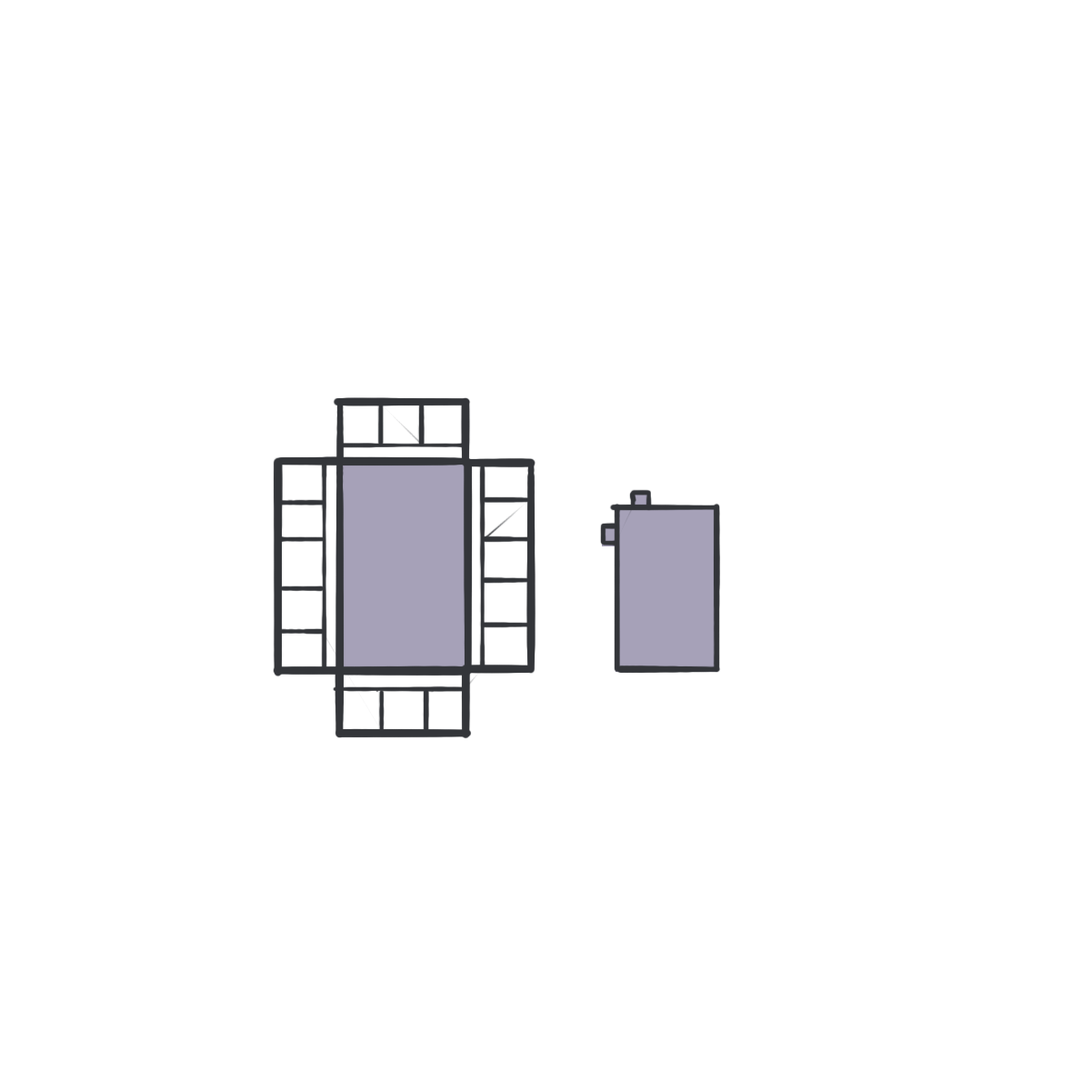
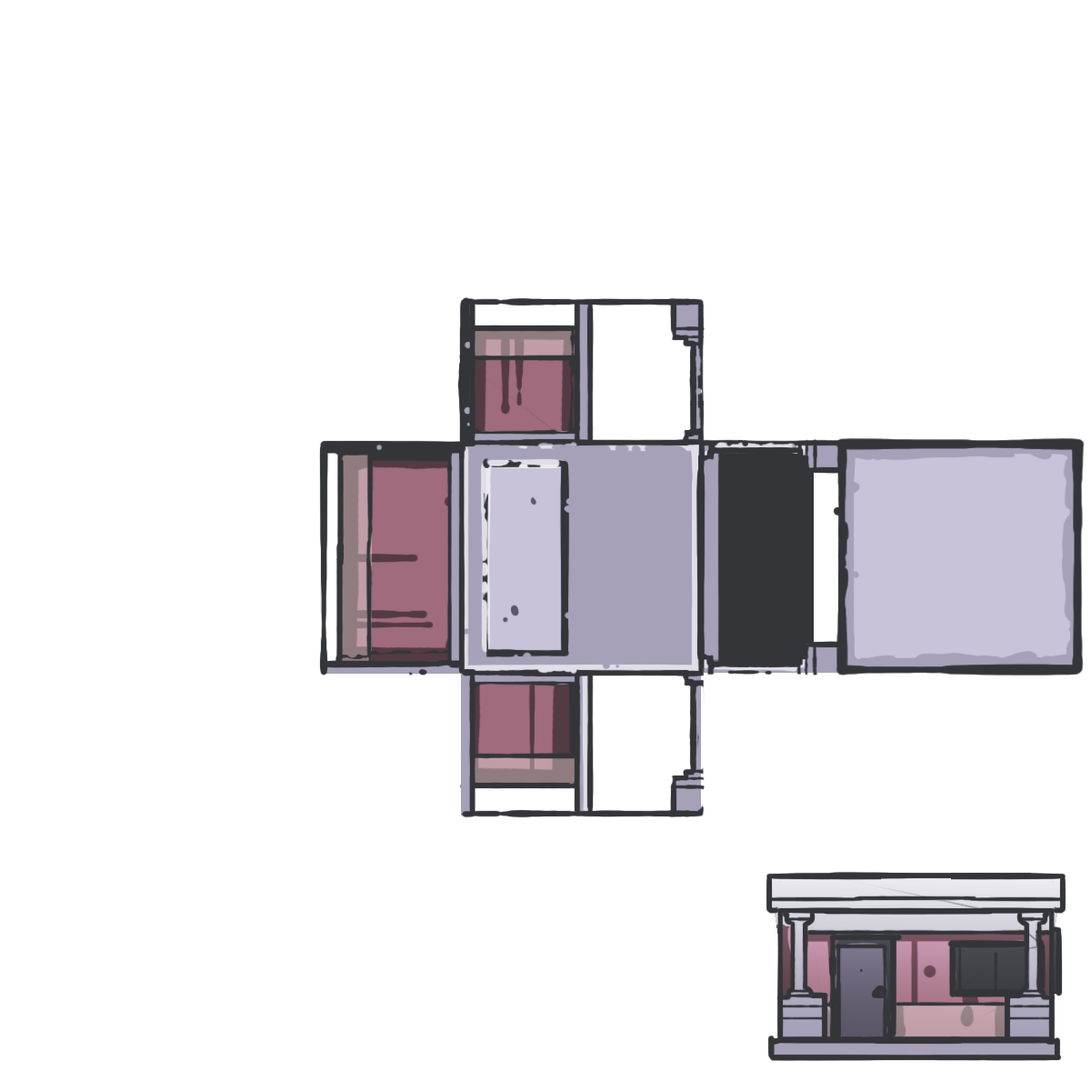
Layer changes from the first 1091 × 1091 image to the second:
hid group "power plant" (39 layers) over [272, 296, 1056, 926]
hid group "cube_platform" (15 layers) over [272, 337, 722, 797]
showed group "home" (61 layers) over [318, 296, 1087, 1062]
added group "icon" with 6 layers in group "home" over [765, 871, 1067, 1062]
added layer "Layer 60 copy" in group "icon" over [765, 871, 1067, 1062]
added layer "Layer 64" (overlay) in group "icon" over [767, 873, 1066, 1035]
added layer "Layer 62" in group "icon" over [787, 925, 1025, 1047]
added layer "Layer 61" in group "icon" over [775, 923, 1054, 1042]
added layer "Layer 63" in group "icon" over [828, 928, 1063, 1043]
added layer "Layer 60" in group "icon" over [767, 873, 1066, 1060]
